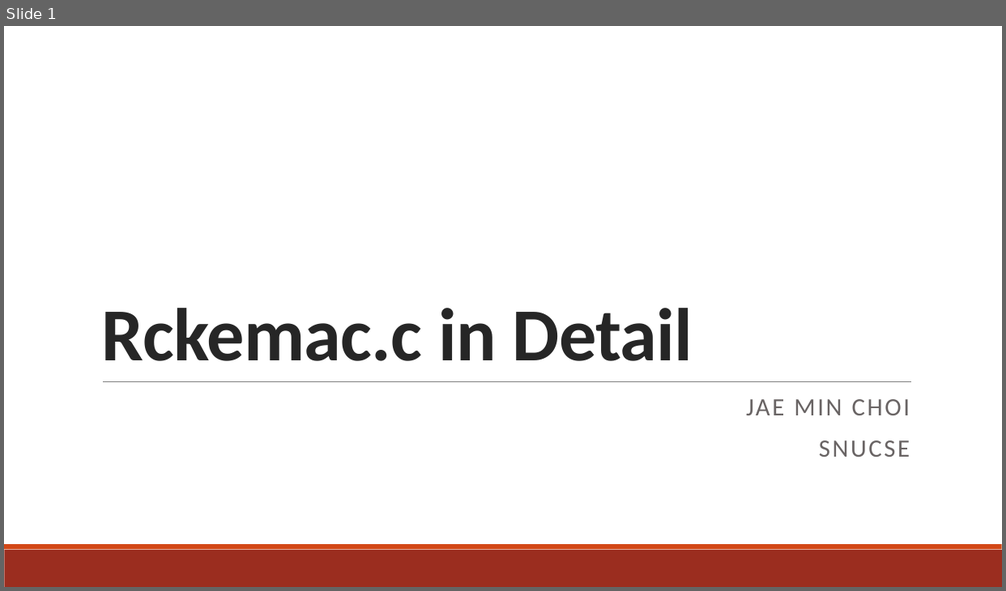
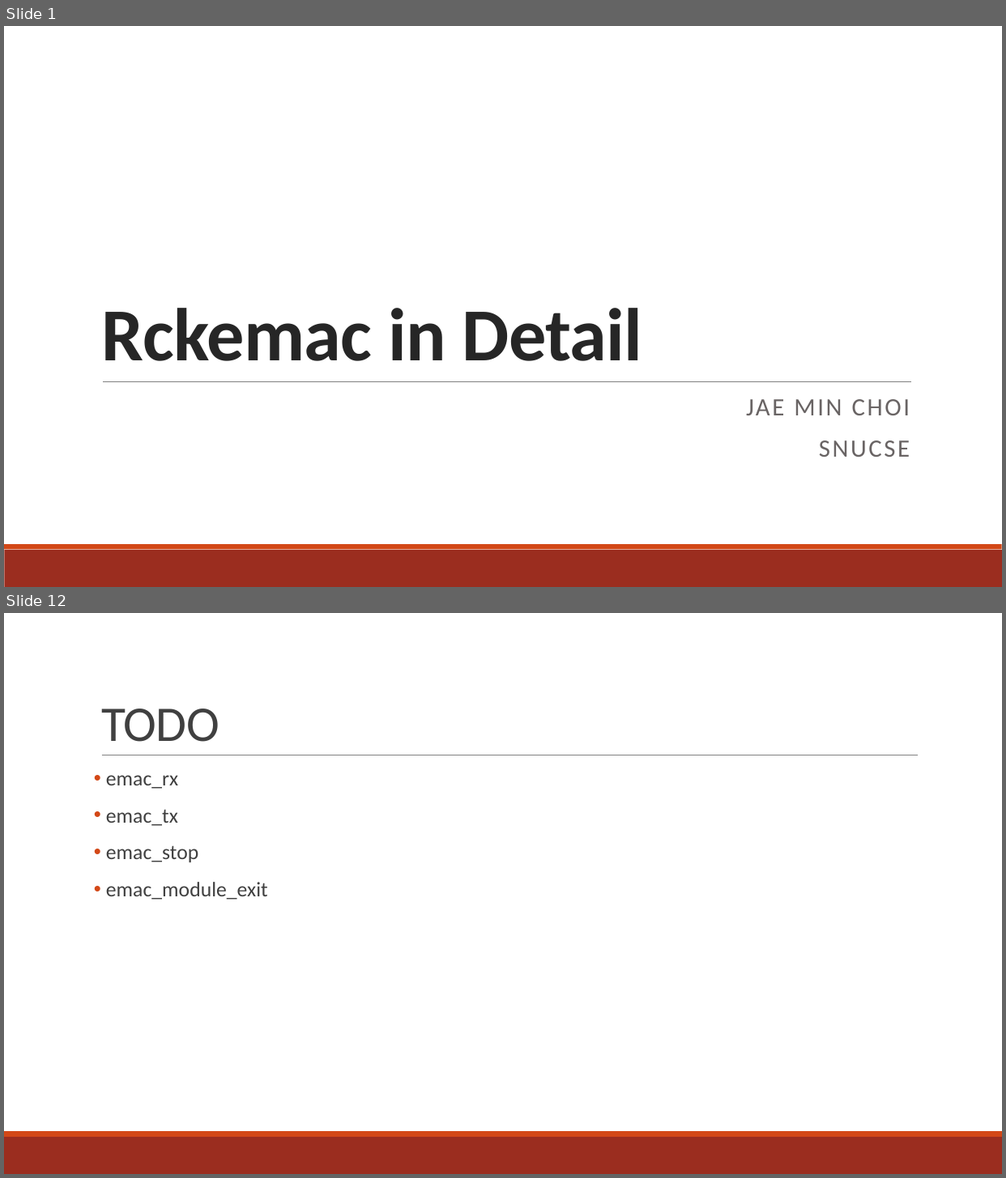
Before and after one commit to minitu/urop_priv, a slide deck: rckemac_detailed.pptx. Shown one above the other, each under a label of ours: slide 1 before the commit, slides 1 and 12 after it; the slides between them are not shown. The pictures are 1006x591 and 1006x1178 pixels, drawn with LibreOffice and Linux fonts; fonts in the diff are those of the drawing. Boxes give left, top, right and bottom in pixels: in the first picture for what was removed or moved away, otherwise in the second. Text is boxed around its words. In the diff, an @@ line names an element or a change of style, - is before the commit and + after.

Commit message:
Need to finish setup_emac TX

```diff
--- a/rckemac_detailed.pptx
+++ b/rckemac_detailed.pptx
@@ slide 12 added at [4,613,1002,1174], background #FFFFFF; not listed: 2 template elements that a slide beside it also shows @@
@@ title added at [101,709,219,742], 48 pt, text #404040 @@
+TODO
@@ line added from (102, 756) to (918, 756), #808080 0.5 pt @@
@@ text added at [106,775,268,900], 20 pt, text #404040 @@
+• emac_rx
+• emac_tx
+• emac_stop
+• emac_module_exit
@@ slide 1 changed as well @@
@@ title at [101,308,642,361]: text changed @@
-Rckemac.c in Detail
+Rckemac in Detail
```
Also in this commit, not shown: 1 other slide changed, 9 other slides added, 2 slides removed, 1 other file.
